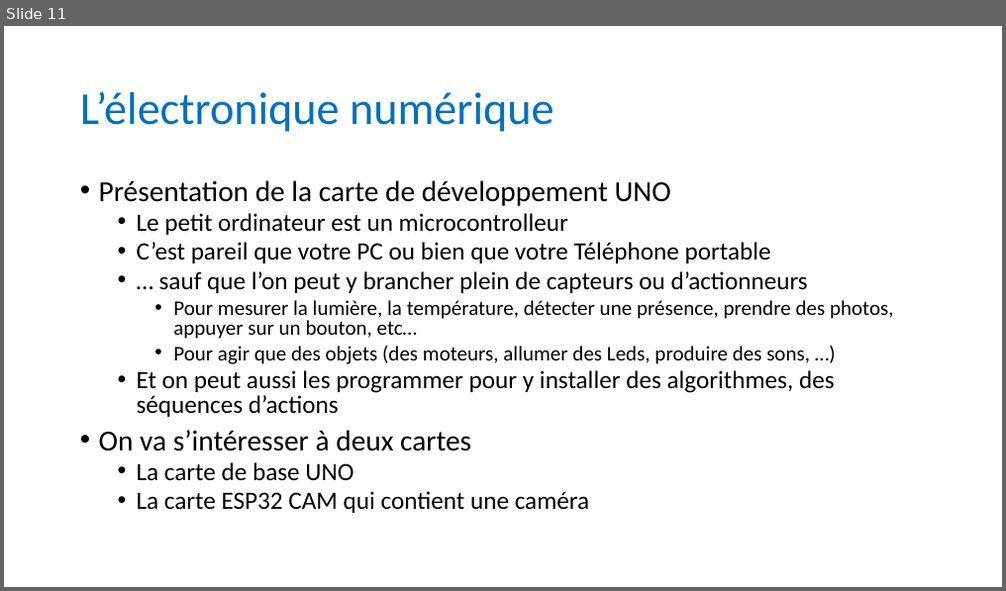
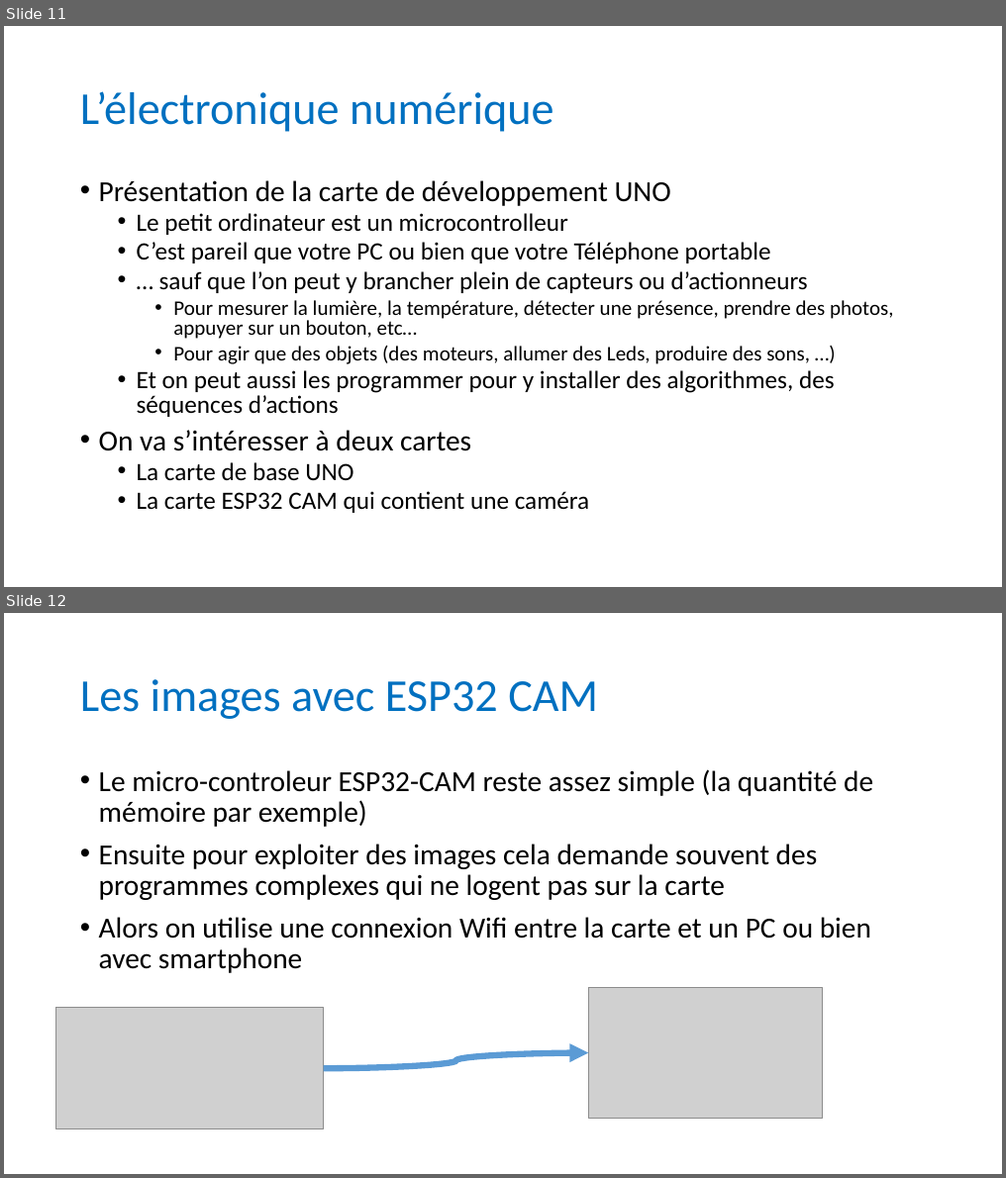
Before and after one commit to anumby-source/RobotServiceJeunesse2023, a slide deck: Journée du 5 mai 2023.pptx. Shown one above the other, each under a label of ours: slide 11 before the commit, slides 11 and 12 after it. The pictures are 1006x591 and 1006x1178 pixels, drawn with LibreOffice and Linux fonts; fonts in the diff are those of the drawing; grey boxes stand for pictures. Boxes give left, top, right and bottom in pixels: in the first picture for what was removed or moved away, otherwise in the second. Text is boxed around its words. In the diff, an @@ line names an element or a change of style, - is before the commit and + after.

Commit message:
Evolutions des programmes .ino Présentation pour la journée du 5 mai

```diff
--- a/Journée du 5 mai 2023.pptx
+++ b/Journée du 5 mai 2023.pptx
@@ slide 12 added at <box>4,613,1002,1174</box>, background #FFFFFF @@
@@ title added at <box>80,679,598,719</box>, 44 pt, text #0070C0 @@
+Les images avec ESP32 CAM
@@ text added at <box>99,769,873,973</box>, 28 pt, text #000000 @@
+• Le micro-controleur ESP32-CAM reste assez simple (la quantité de mémoire par exemple)
+• Ensuite pour exploiter des images cela demande souvent des programmes complexes qui ne logent pas sur la carte
+• Alors on utilise une connexion Wifi entre la carte et un PC ou bien avec smartphone
@@ picture added at <box>589,988,823,1119</box> @@
@@ picture added at <box>55,1008,324,1130</box> @@
@@ curved arrow added from (324, 1069) to (589, 1054), #5B9BD5 6 pt @@
```
Also in this commit, not shown: 1 slide changed, 2 other slides added.
